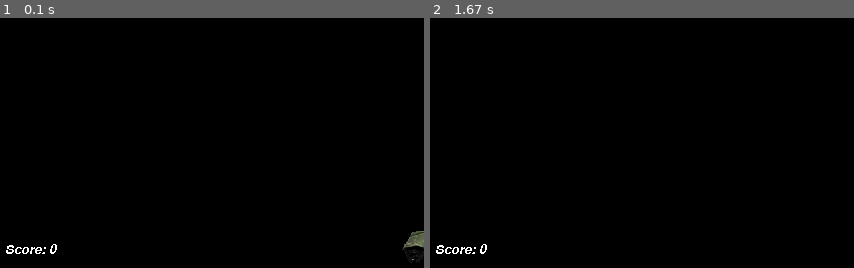
Above: before the commit, frames 1-2 (left to right).
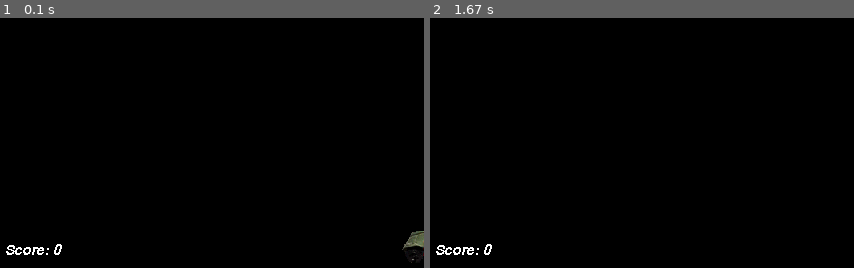
Above: after the commit, the same moments.

Repository: fmorriso/PyGame-Aliens-Example
Game: pygame game, started from aliens.py
Same seed, same stepped clock (60 frames per second), same inputs: the game is played once before the commit and once after it.
Inputs:
- Up to frame 1 (0.1 s): no input
- Up to frame 2 (1.67 s): hold Right 0.33-0.8 s; hold Right 0.83-1.3 s; tap Space at 0.9, 1.2 s; tap F at 0.98 s
The pictures show only the part of the screen within x 0-50%, y 50-100%; the shares and areas given below are measured in that part.

The runs differ from the first frame. In frame 1, 0.2% of the frame differs, in the area x 1-15%, y 90-95%; in frame 2, 0.2%.

Commit message:
scale score display font size

Diff:
--- a/aliens.py
+++ b/aliens.py
@@ -226,7 +226,7 @@
 
     def __init__(self, *groups):
         pg.sprite.Sprite.__init__(self, *groups)
-        self.font = pg.font.Font(None, 20)
+        self.font = pg.font.Font(None, settings.score_font_size)
         self.font.set_italic(1)
         self.color = "white"
         self.lastscore = -1
--- a/settings.py
+++ b/settings.py
@@ -21,3 +21,4 @@
         self.screen_height = game_height
         self.near_bottom = game_height * 0.90
         self.score_board_y = game_height * 0.95
+        self.score_font_size = int(device_height * 0.03)
